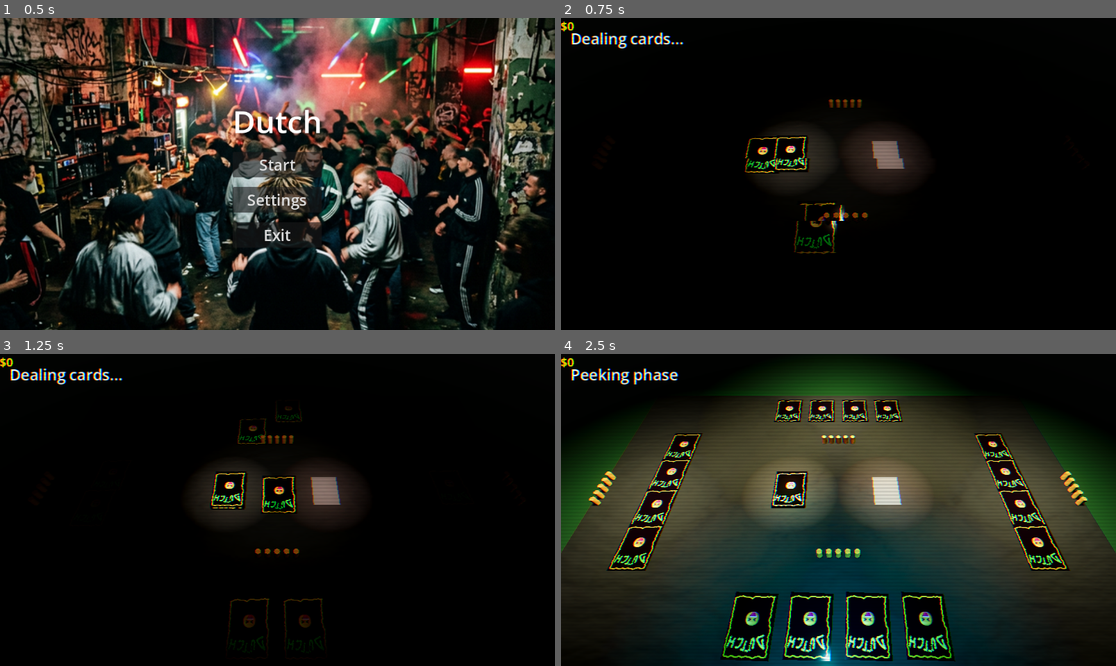
Above: before the commit, frames 1-4 (two rows, left to right).
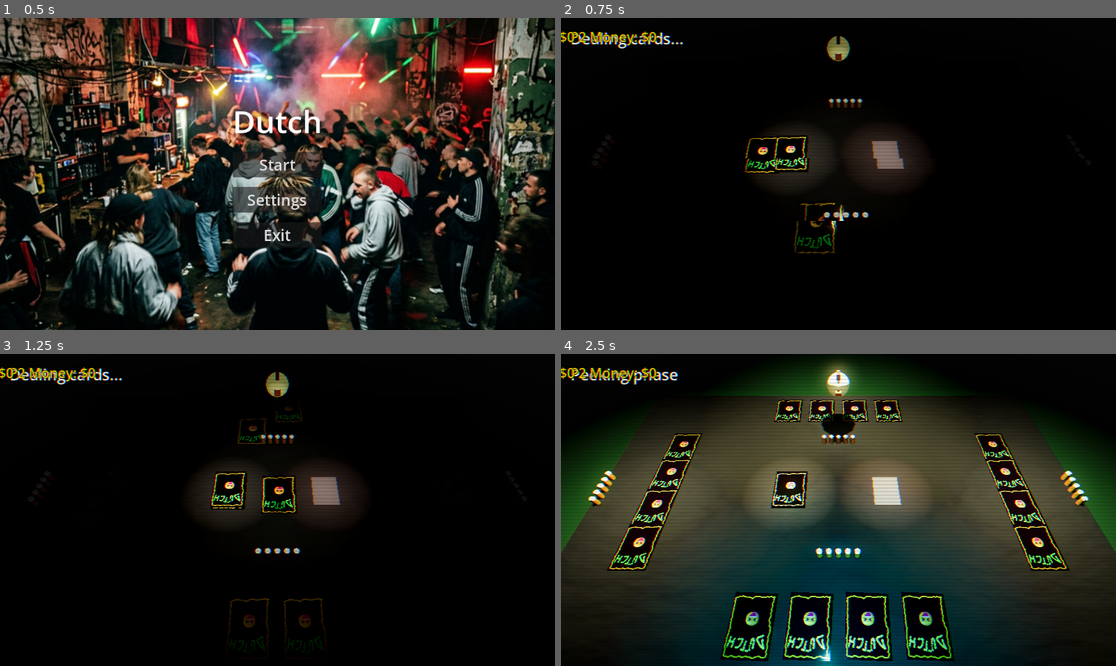
Above: after the commit, the same moments.

Repository: DinVin24/dutch
Game: Godot game, scene res://main_menu.tscn
Same seed, same stepped clock (60 frames per second), same inputs: the game is played once before the commit and once after it.
Inputs (mouse positions are in pixels of both pictures, inside the frame that each line leads up to):
- Up to frame 1 (0.5 s): no input
- Up to frame 2 (0.75 s): click "Start" at 0.5 s
- Up to frame 3 (1.25 s): no input
- Up to frame 4 (2.5 s): tap Enter at 1.25 s; move the mouse to (960, 494) at 1.27 s; hold D 1.28-2 s; tap N (toggle_noclip) at 1.35 s; click (960, 494) at 1.42 s; drag from (727, 525) to (810, 572) at 2.02 s

Frame 1 is identical in both runs. In frame 2, 0.9% of the frame differs, in the area x 0-95%, y 1-67%; in frame 3, 0.9%; in frame 4, 1.9%, in the area x 0-96%, y 1-66%.

Commit message:
fix(ui): polish tavern mechanic visuals
Added foam to beers, fixed money label layout, added beak/comb to Chicken, moved Chicken to visible camera bounds.

Diff:
--- a/game_board_3d.gd
+++ b/game_board_3d.gd
@@ -131,20 +131,19 @@
 	forfeit_dutch_btn.pressed.connect(_on_cancel_dutch_pressed)
 
 	# Money Labels
+	var margins = [Vector2(20, -50), Vector2(20, 20), Vector2(-150, 20), Vector2(-150, -50)]
+	var presets = [Control.PRESET_BOTTOM_LEFT, Control.PRESET_CENTER_LEFT, Control.PRESET_TOP_RIGHT, Control.PRESET_CENTER_RIGHT]
 	for i in range(4):
 		var l = Label.new()
-		l.text = "$0"
-		l.add_theme_font_size_override("font_size", 24)
+		l.text = "P" + str(i+1) + " Money: $0"
+		l.add_theme_font_size_override("font_size", 28)
 		l.add_theme_color_override("font_color", Color.GOLD)
+		l.add_theme_color_override("font_outline_color", Color.BLACK)
+		l.add_theme_constant_override("outline_size", 4)
 		$GameUI/MainHUD.add_child(l)
+		l.set_anchors_preset(presets[i])
+		l.position = margins[i]
 		money_labels.append(l)
-
-	# Quick anchoring for 4 corners (approximate)
-	money_labels[0].set_anchors_preset(Control.PRESET_BOTTOM_LEFT)
-	money_labels[0].position = Vector2(20, -50)
-	money_labels[1].set_anchors_preset(Control.PRESET_CENTER_LEFT)
-	money_labels[2].set_anchors_preset(Control.PRESET_TOP_RIGHT)
-	money_labels[3].set_anchors_preset(Control.PRESET_CENTER_RIGHT)
 
 func _create_button(text: String, color: Color, left: int, right: int) -> Button:
 	var btn = Button.new()
@@ -261,7 +260,17 @@
 			beer.height = 0.25
 			var mat = StandardMaterial3D.new()
 			mat.albedo_color = Color(0.8, 0.5, 0.1) # Beer color
+			mat.roughness = 0.2
 			beer.material = mat
+
+			var foam = CSGCylinder3D.new()
+			foam.radius = 0.082
+			foam.height = 0.05
+			foam.position = Vector3(0, 0.125, 0)
+			var foam_mat = StandardMaterial3D.new()
+			foam_mat.albedo_color = Color(1.0, 1.0, 1.0)
+			foam.material = foam_mat
+			beer.add_child(foam)
 
 			var offset_x = (b - 2) * 0.25
 			beer.position = Vector3(offset_x, 0.125, -1.8) # Behind cards
@@ -270,8 +279,9 @@
 
 func _create_chicken_placeholder():
 	var chicken = CSGSphere3D.new()
-	chicken.radius = 0.5
-	chicken.position = Vector3(0, 3.5, -3) # Hovering top center
+	chicken.radius = 0.4
+	# Move lower and slightly closer to center of the table so camera sees it
+	chicken.position = Vector3(0, 1.5, -3.5)
 
 	var mat = StandardMaterial3D.new()
 	mat.albedo_color = Color(0.9, 0.9, 0.8) # Pale chicken
@@ -280,6 +290,24 @@
 	mat.emission_energy_multiplier = 0.5
 	chicken.material = mat
 	add_child(chicken)
+
+	# Add beak
+	var beak = CSGBox3D.new()
+	beak.size = Vector3(0.2, 0.1, 0.3)
+	beak.position = Vector3(0, 0, 0.45)
+	var beak_mat = StandardMaterial3D.new()
+	beak_mat.albedo_color = Color(1.0, 0.5, 0.0)
+	beak.material = beak_mat
+	chicken.add_child(beak)
+
+	# Add red comb
+	var comb = CSGBox3D.new()
+	comb.size = Vector3(0.1, 0.2, 0.3)
+	comb.position = Vector3(0, 0.4, 0.1)
+	var comb_mat = StandardMaterial3D.new()
+	comb_mat.albedo_color = Color(1.0, 0.1, 0.1)
+	comb.material = comb_mat
+	chicken.add_child(comb)
 
 	var area = Area3D.new()
 	var col = CollisionShape3D.new()
@@ -355,7 +383,7 @@
 
 func _on_player_gained_money(player_idx, amount, total):
 	if player_idx >= 0 and player_idx < money_labels.size():
-		money_labels[player_idx].text = "$" + str(total)
+		money_labels[player_idx].text = "P" + str(player_idx + 1) + " Money: $" + str(total)
 
 func _on_turn_started(player_idx):
 	var p_info = GameManager.players_info[player_idx]
